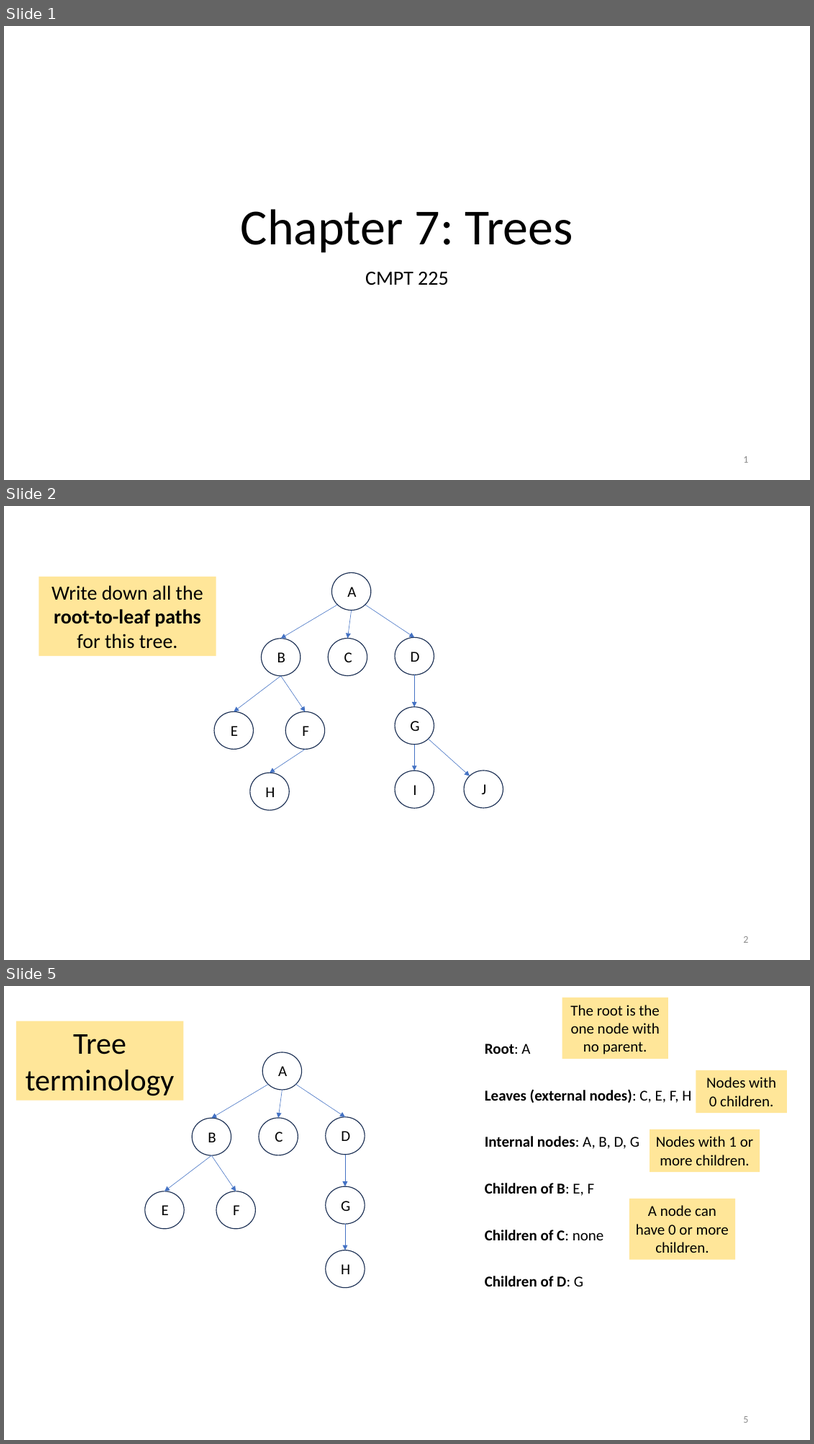
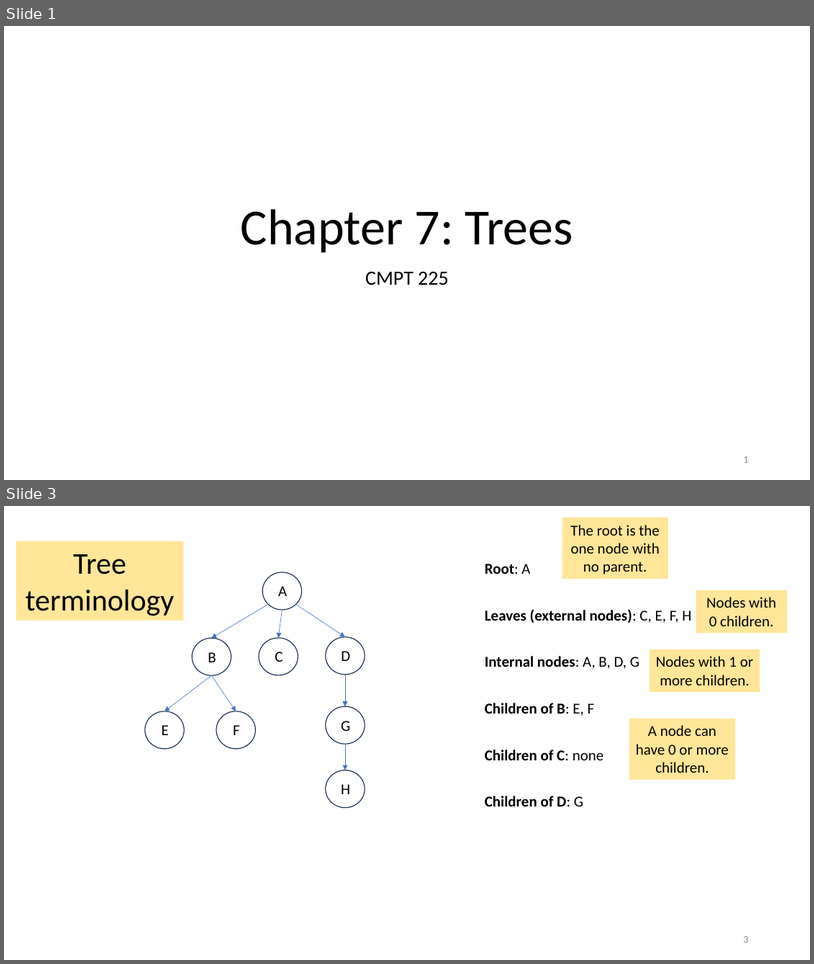
Before and after one commit to vinn03/cmpt225summer2023, a slide deck: lecture_notes/week6/week6_trees.pptx. Shown one above the other, each under a label of ours: slides 1, 2 and 5 before the commit, slides 1 and 3 after it; the slides between them are not shown. The pictures are 814x1444 and 814x964 pixels, drawn with LibreOffice and Linux fonts; fonts in the diff are those of the drawing. Boxes give left, top, right and bottom in pixels: in the first picture for what was removed or moved away, otherwise in the second. Text is boxed around its words. In the diff, an @@ line names an element or a change of style, - is before the commit and + after.

```diff
--- a/lecture_notes/week6/week6_trees.pptx
+++ b/lecture_notes/week6/week6_trees.pptx
@@ slide 2 removed at box(4, 506, 810, 960), background #FFFFFF @@
@@ rectangle removed at box(39, 577, 216, 656) @@
-Write down all the root-to-leaf paths for this tree.
@@ ellipse removed at box(332, 572, 371, 610) @@
@@ text removed at box(347, 587, 356, 597) @@
-A
@@ arrow removed from (338, 605) to (281, 638) @@
@@ arrow removed from (352, 610) to (347, 638) @@
@@ arrow removed from (365, 605) to (415, 637) @@
@@ ellipse removed at box(262, 638, 301, 676) @@
@@ text removed at box(278, 652, 286, 662) @@
-B
@@ ellipse removed at box(328, 638, 368, 676) @@
@@ text removed at box(345, 652, 352, 662) @@
-C
@@ ellipse removed at box(395, 637, 434, 674) @@
@@ text removed at box(411, 651, 420, 662) @@
-D
@@ arrow removed from (281, 676) to (234, 712) @@
@@ arrow removed from (281, 676) to (305, 712) @@
@@ arrow removed from (415, 674) to (415, 707) @@
@@ ellipse removed at box(214, 712, 254, 749) @@
@@ ellipse removed at box(286, 712, 325, 749) @@
@@ ellipse removed at box(395, 707, 434, 744) @@
@@ text removed at box(410, 721, 419, 731) @@
-G
@@ text removed at box(231, 726, 238, 736) @@
-E
@@ text removed at box(302, 726, 309, 736) @@
-F
@@ arrow removed from (429, 739) to (470, 776) @@
@@ arrow removed from (305, 749) to (270, 773) @@
@@ arrow removed from (415, 744) to (415, 770) @@
@@ ellipse removed at box(250, 773, 290, 811) @@
@@ ellipse removed at box(395, 770, 434, 808) @@
@@ text removed at box(413, 785, 417, 795) @@
-I
@@ ellipse removed at box(464, 770, 504, 808) @@
@@ text removed at box(482, 784, 487, 794) @@
-J
@@ text removed at box(265, 787, 275, 797) @@
-H
@@ page number removed at box(743, 936, 748, 942) @@
-2
@@ what was slide 5 is now slide 3 @@
```
Also in this commit, not shown: 11 slides changed, 1 other slide removed, 1 other file.
